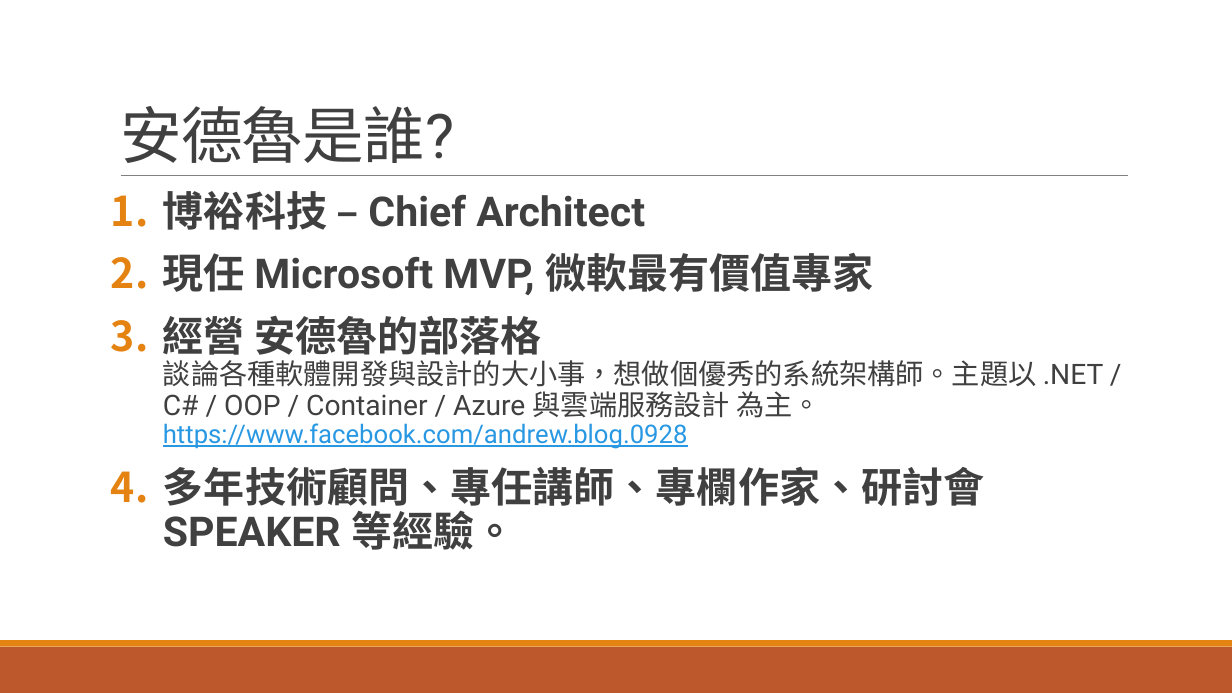
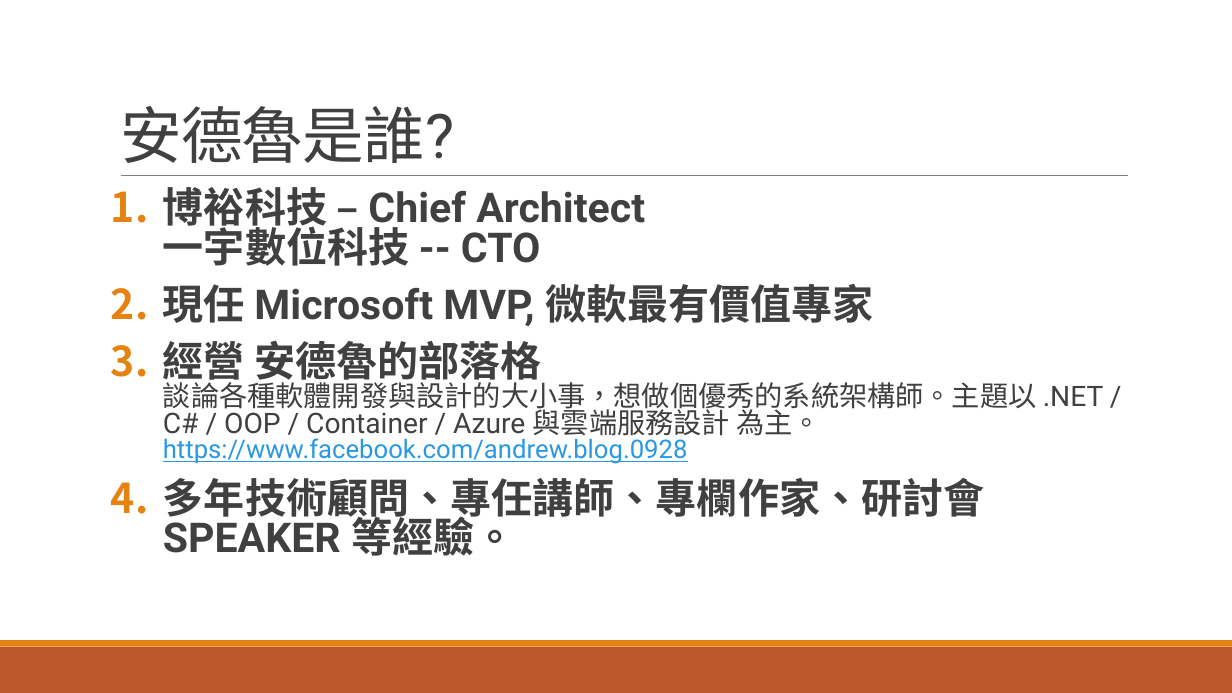
Before and after one commit to andrew0928/Meetup, a slide deck: slide 2 of 20170817.AzureCafe.Containers/slides.pptx. Drawn at 1232x693 pixels with LibreOffice and Linux fonts; fonts in the diff are those of the drawing. Boxes give left, top, right and bottom in pixels: in the first picture for what was removed or moved away, otherwise in the second. Text is boxed around its words. In the diff, an @@ line names an element or a change of style, - is before the commit and + after.

```diff
--- a/20170817.AzureCafe.Containers/slides.pptx
+++ b/20170817.AzureCafe.Containers/slides.pptx
@@ text at (x1=163, y1=187, x2=645, y2=266): text changed @@
-1. 博裕科技 – Chief Architect
+1. 博裕科技 – Chief Architect
+   一宇數位科技 -- CTO
@@ text at (x1=163, y1=284, x2=1104, y2=556): line spacing 0.9 to 0.8 @@
```
Also in this commit, not shown: 2 other slides changed.
